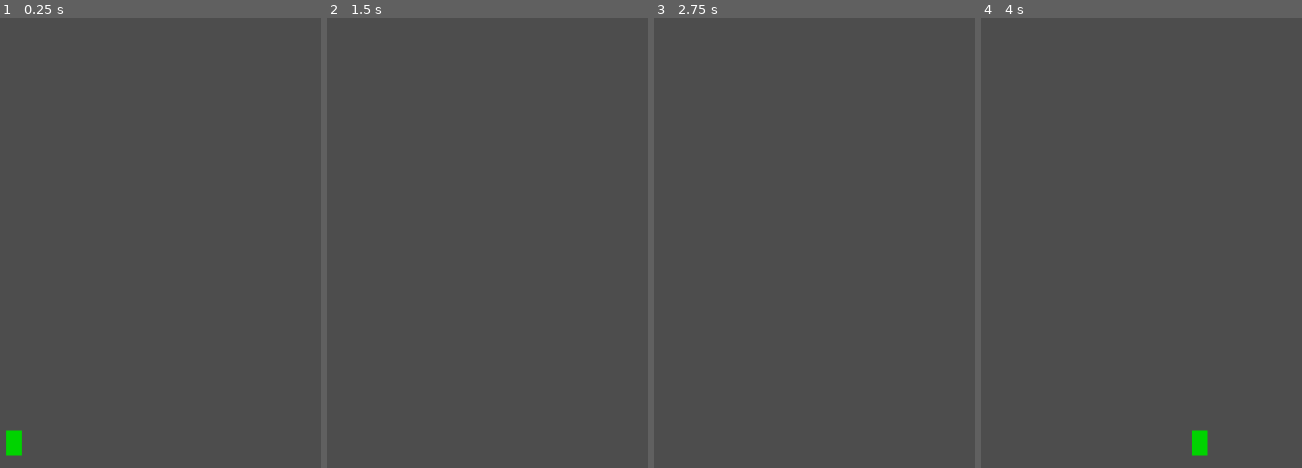
Above: before the commit, frames 1-4 (left to right).
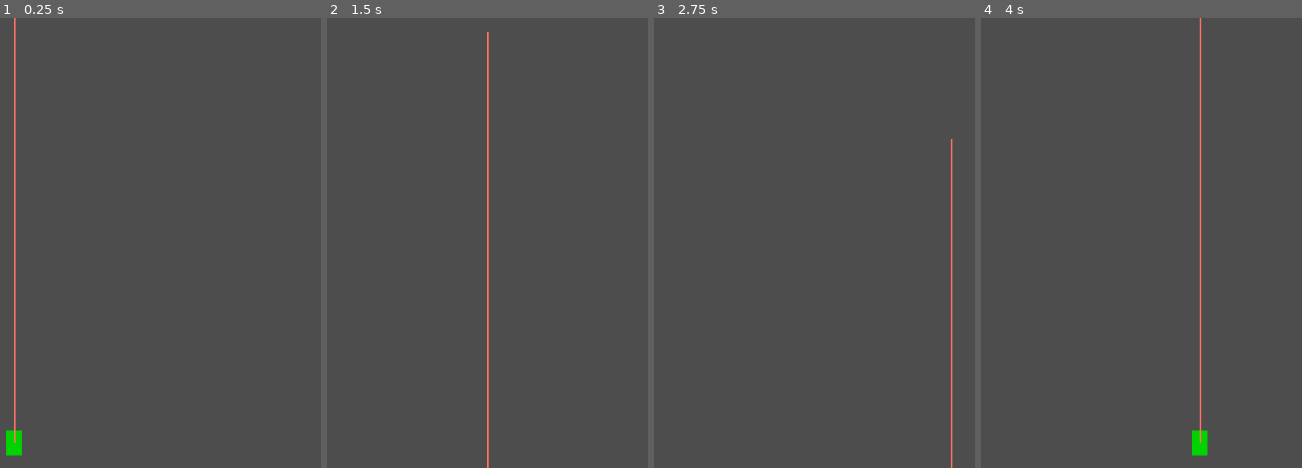
Above: after the commit, the same moments.

Repository: AndrewJDGalga/godot-simpleshooter
Game: Godot game, scene res://lv/test_space.tscn
The game is run twice, just before and just after one commit, with the same random seed, the same clock (stepped at 60 frames per second) and the same inputs. The project has no main scene, so this scene is started directly.
Inputs:
- Up to frame 1 (0.25 s): no input
- Up to frame 2 (1.5 s): tap Enter at 0.5 s; hold D (right) 0.53-1.28 s; hold Space (fire_laser) 0.53-1.28 s; hold Down (down) from 1.28 s (still down); tap Ctrl (fire_missile) at 1.35 s
- Up to frame 3 (2.75 s): tap Space (fire_laser) at 2 s; release Down (down) at 2.03 s; hold D (right) from 2.03 s (still down); hold Space (fire_laser) from 2.03 s (still down)
- Up to frame 4 (4 s): tap Enter at 2.75 s; release D (right) at 2.78 s; release Space (fire_laser) at 2.78 s; hold W (up) 2.78-3.53 s; tap Ctrl (fire_missile) at 2.85 s; hold A (left) from 3.53 s (still down); hold Space (fire_laser) from 3.53 s (still down)

The runs differ from the first frame. In frame 1, 0.6% of the frame differs, in the area x 4-5%, y 0-95%; in frame 2, 0.6%; in frame 3, 0.5%; in frame 4, 0.9%, in the area x 67-69%, y 0-95%.

Commit message:
building out laser with timer and colorrect.

Diff:
--- a/entity/entityScripts/player_base.gd
+++ b/entity/entityScripts/player_base.gd
@@ -2,7 +2,9 @@
 
 class_name Player
 
+@export var laser_fire_timelimit = 3.0
 var missile_targeting:RayCast2D = null
+var laser:RayCast2D = null
 
 func _ready():
 	missile_targeting = $missile_targeting
--- a/entity/player_base.tscn
+++ b/entity/player_base.tscn
@@ -1,4 +1,6 @@
-[gd_scene load_steps=2 format=3 uid="uid://lxgqjoeytm6e"]
+[gd_scene load_steps=3 format=3 uid="uid://lxgqjoeytm6e"]
+
+[ext_resource type="PackedScene" uid="uid://capg22fvoej3b" path="res://weapons/laser.tscn" id="1_e1tcp"]
 
 [sub_resource type="CapsuleShape2D" id="CapsuleShape2D_ygc8b"]
 radius = 12.0
@@ -20,3 +22,5 @@
 [node name="missile_targeting" type="RayCast2D" parent="."]
 position = Vector2(0, -24)
 target_position = Vector2(0, -576)
+
+[node name="Laser" parent="." instance=ExtResource("1_e1tcp")]
--- a/weapons/laser.tscn
+++ b/weapons/laser.tscn
@@ -5,3 +5,10 @@
 [node name="Laser" type="RayCast2D"]
 target_position = Vector2(0, 0)
 script = ExtResource("1_1nmkw")
+
+[node name="ColorRect" type="ColorRect" parent="."]
+offset_top = -576.0
+offset_right = 2.0
+color = Color(1, 0.45098, 0.384314, 1)
+
+[node name="FireTimer" type="Timer" parent="."]
